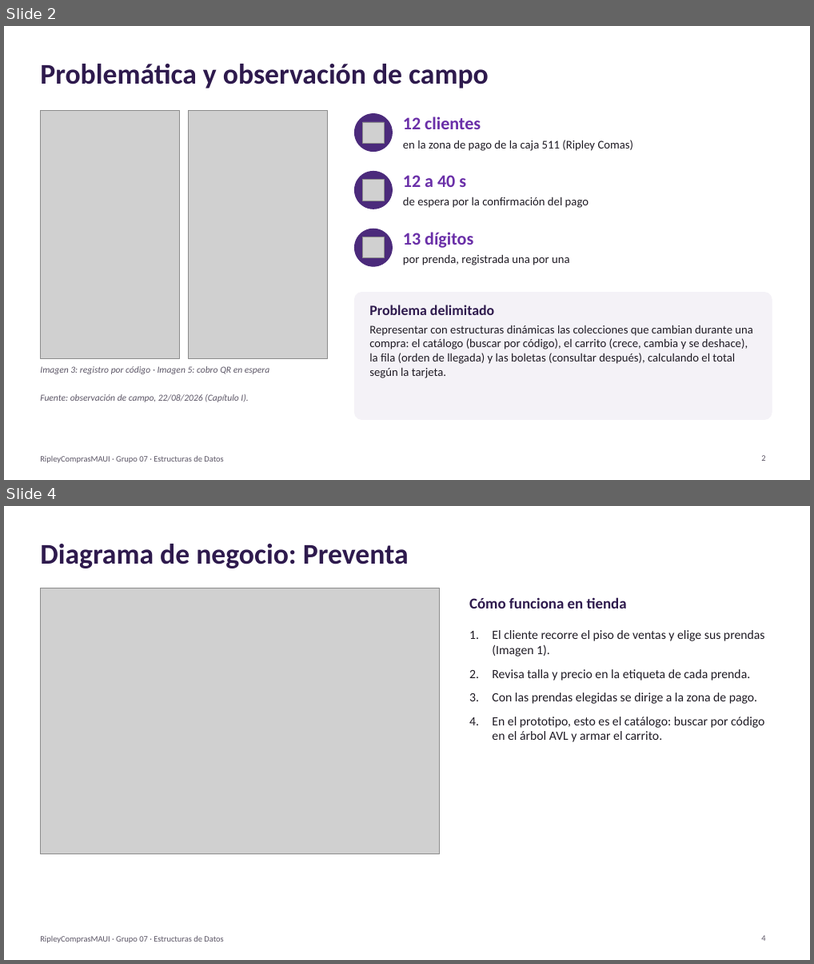
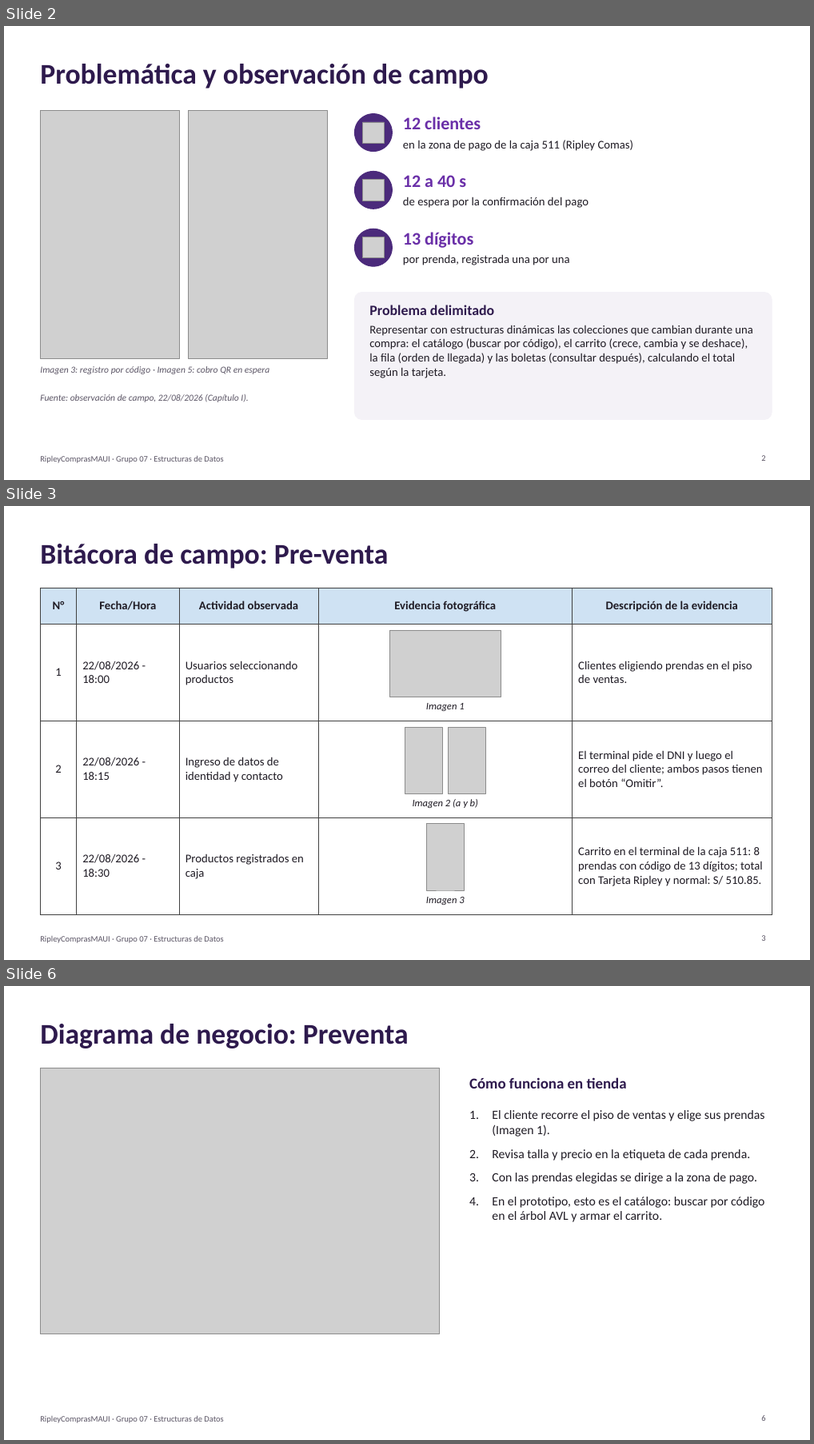
Before and after one commit to grupoupn760-code/MEMORY, a slide deck: docs/presentacion/Sustentacion_RipleyComprasMAUI_v2.pptx. Shown one above the other, each under a label of ours: slides 2 and 4 before the commit, slides 2, 3 and 6 after it; the slides between them are not shown. The pictures are 814x964 and 814x1444 pixels, drawn with LibreOffice and Linux fonts; fonts in the diff are those of the drawing; grey boxes stand for pictures. Boxes give left, top, right and bottom in pixels: in the first picture for what was removed or moved away, otherwise in the second. Text is boxed around its words. In the diff, an @@ line names an element or a change of style, - is before the commit and + after.

```diff
--- a/docs/presentacion/Sustentacion_RipleyComprasMAUI_v2.pptx
+++ b/docs/presentacion/Sustentacion_RipleyComprasMAUI_v2.pptx
@@ slide 3 added at (4,506,810,960), background #FFFFFF; not listed: 1 template element that a slide beside it also shows @@
@@ title added at (40,544,389,568), 34 pt, text #2E1A4D, bold @@
+Bitácora de campo: Pre-venta
@@ table added at (40,588,772,889), 4 rows, 5 columns @@
+N° | Fecha/Hora | Actividad observada | Evidencia fotográfica | Descripción de la evidencia
+1 | 22/08/2026 - 18:00 | Usuarios seleccionando productos |  | Clientes eligiendo prendas en el piso de ventas.
+2 | 22/08/2026 - 18:15 | Ingreso de datos de identidad y contacto |  | El terminal pide el DNI y luego el correo del cliente; ambos pasos tienen el botón “Omitir”.
+3 | 22/08/2026 - 18:30 | Productos registrados en caja |  | Carrito en el terminal de la caja 511: 8 prendas con código de 13 dígitos; total con Tarjeta Ripley y normal: S/ 510.85.
@@ picture added at (390,630,502,696) @@
@@ text added at (426,703,464,711), 12 pt, text #1F1B24, italic @@
+Imagen 1
@@ picture added at (405,727,442,793) @@
@@ picture added at (449,727,486,793) @@
@@ text added at (413,799,478,808), 12 pt, text #1F1B24, italic @@
+Imagen 2 (a y b)
@@ picture added at (427,824,464,890) @@
@@ text added at (426,896,464,904), 12 pt, text #1F1B24, italic @@
+Imagen 3
@@ page number added at (762,935,766,940), 10 pt, text #5C5666 @@
+3
@@ what was slide 4 is now slide 6 @@
@@ page number at (762,1415,766,1420): text changed @@
-4
+6
```
Also in this commit, not shown: 2 other slides added, 1 slide removed, 2 other files.
